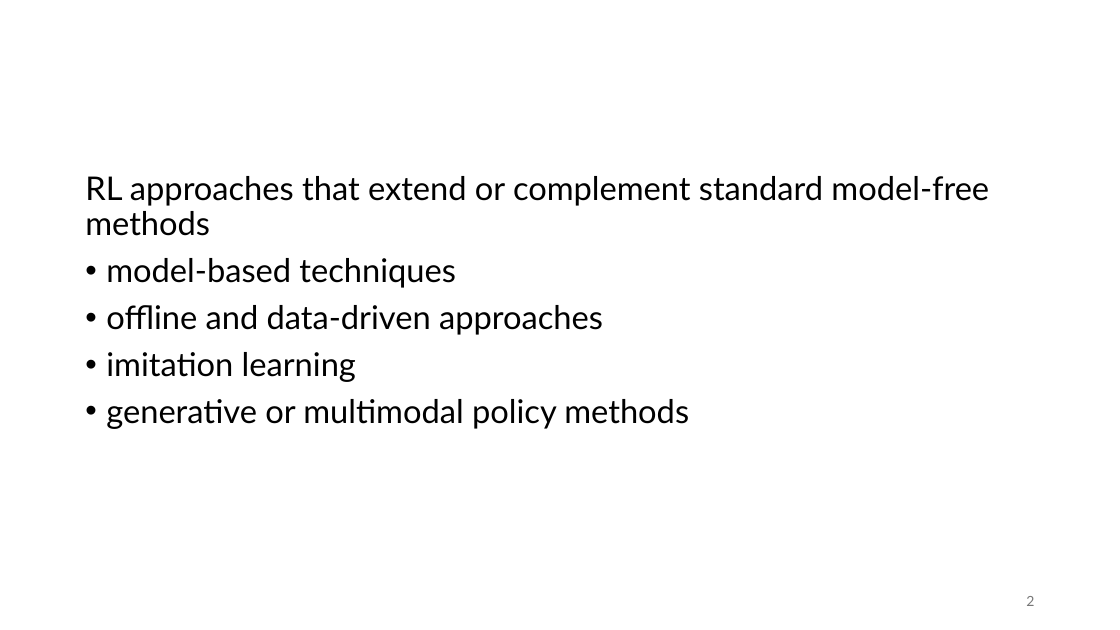
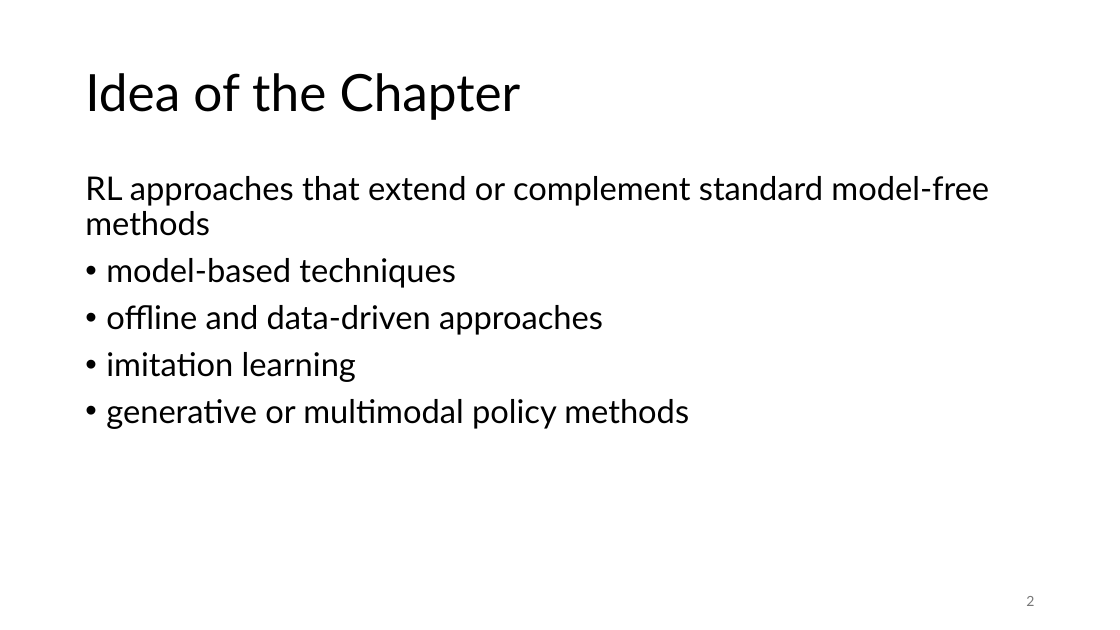
Before and after one commit to FelixWick/reinforcement_learning, a slide deck: slide 2 of slides/3_advanced.pptx. Drawn at 1120x630 pixels with LibreOffice and Linux fonts; fonts in the diff are those of the drawing. Boxes give left, top, right and bottom in pixels: in the first picture for what was removed or moved away, otherwise in the second. Text is boxed around its words. In the diff, an @@ line names an element or a change of style, - is before the commit and + after.

Commit message:
intro slides

```diff
--- a/slides/3_advanced.pptx
+++ b/slides/3_advanced.pptx
@@ title added at bbox=[85, 73, 521, 120], 44 pt, text #000000 @@
+Idea of the Chapter
```
Also in this commit, not shown: 2 other files.
